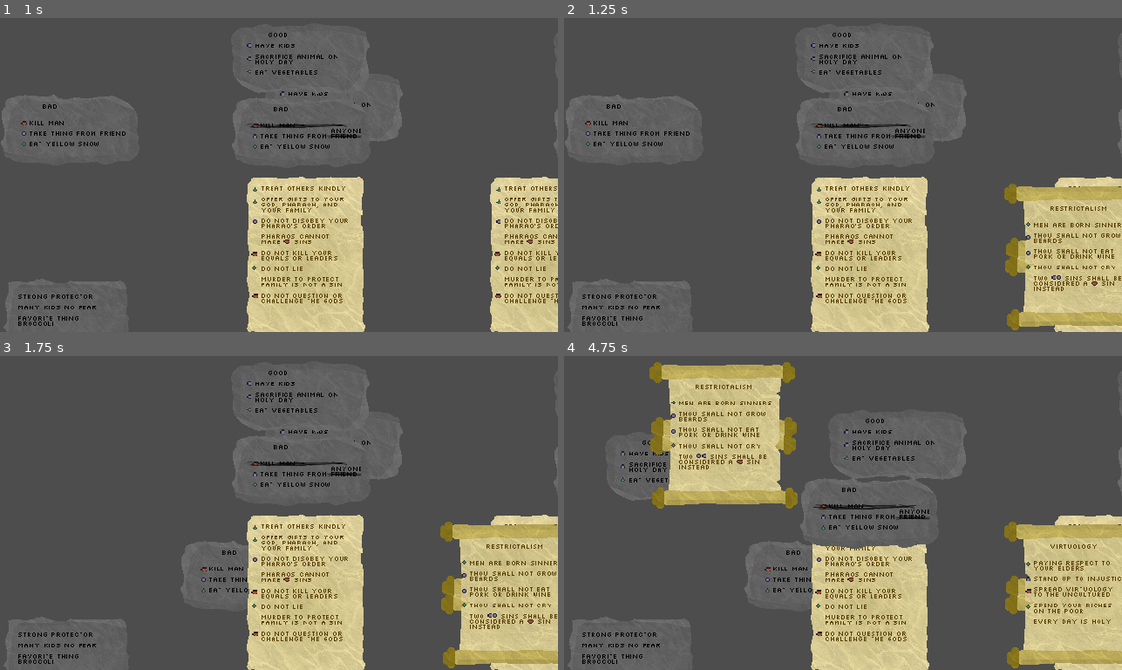
Above: before the commit, frames 1-4 (two rows, left to right).
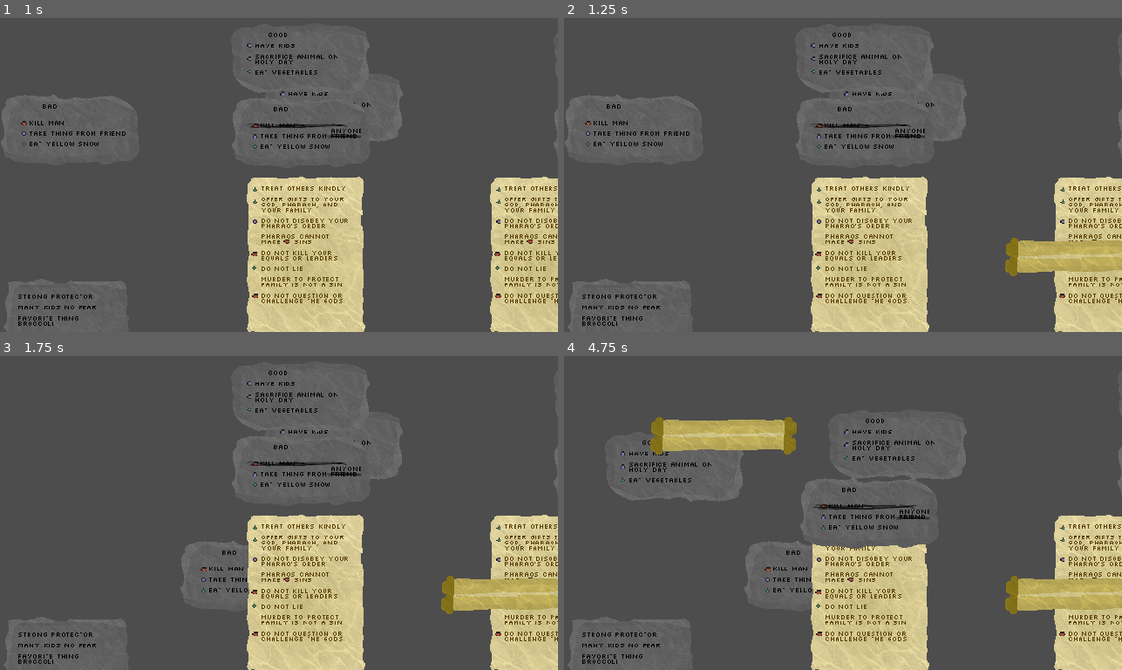
Above: after the commit, the same moments.

Repository: NicEastvillage/GMTKGameJam2024
Game: Godot game, scene res://scenes/content_preview.tscn
Same seed, same stepped clock (60 frames per second), same inputs: the game is played once before the commit and once after it. This scene is started directly instead of the project's main scene.
Inputs (mouse positions are in pixels of both pictures, inside the frame that each line leads up to):
- Up to frame 1 (1 s): tap Enter at 0.5 s; drag from (72, 55) to (334, 105) at 0.52 s
- Up to frame 2 (1.25 s): no input
- Up to frame 3 (1.75 s): drag from (72, 465) to (251, 575) at 1.27 s
- Up to frame 4 (4.75 s): tap Space at 2, 3.5 s; move the mouse to (870, 594) at 2.02 s; click (870, 594) at 2.17 s; tap Enter at 2.75, 4.25 s; drag from (865, 396) to (675, 465) at 2.77 s; drag from (865, 469) to (870, 513) at 3.52 s; drag from (1116, 594) to (759, 434) at 4.27 s

Frame 1 is identical in both runs. In frame 2, 5.5% of the frame differs, in the area x 78-100%, y 52-100%; in frame 3, 5.5%; in frame 4, 15%, in the area x 15-100%, y 1-100%.

Commit message:
Add feedback to Darwy

Diff:
--- a/data/S3/S3P1_Charles_Darwy/S3P1.tres
+++ b/data/S3/S3P1_Charles_Darwy/S3P1.tres
@@ -8,6 +8,8 @@
 [resource]
 script = ExtResource("4_xwgy7")
 name = "Charles Darwy"
+correct_verdict = "Correct! Followers of restrictalism are not allowed to grow beards."
+wrong_verdict = "Alas no. Mr. Darwy gave gifts to his family, but as a follower of restrictalism it was a sin for Mr. Darwy to grow a beard and be a man."
 portrait = ExtResource("3_p18s6")
 verdict_sinner = true
 person_documents = Array[PackedScene]([ExtResource("1_ddgrc"), ExtResource("2_bq4d0")])
--- a/data/S3/S3_doc_restrictalism.tscn
+++ b/data/S3/S3_doc_restrictalism.tscn
@@ -44,6 +44,7 @@
 disabled = true
 
 [node name="sprite_open" type="Sprite2D" parent="."]
+visible = false
 texture = ExtResource("5_sh72h")
 
 [node name="Label2" type="Label" parent="sprite_open"]
--- a/data/S3/S3_doc_virtuology.tscn
+++ b/data/S3/S3_doc_virtuology.tscn
@@ -44,6 +44,7 @@
 disabled = true
 
 [node name="sprite_open" type="Sprite2D" parent="."]
+visible = false
 texture = ExtResource("5_6cwbb")
 
 [node name="Label2" type="Label" parent="sprite_open"]
Not shown: 1 places in scenes/main.tscn that only renumber resources
